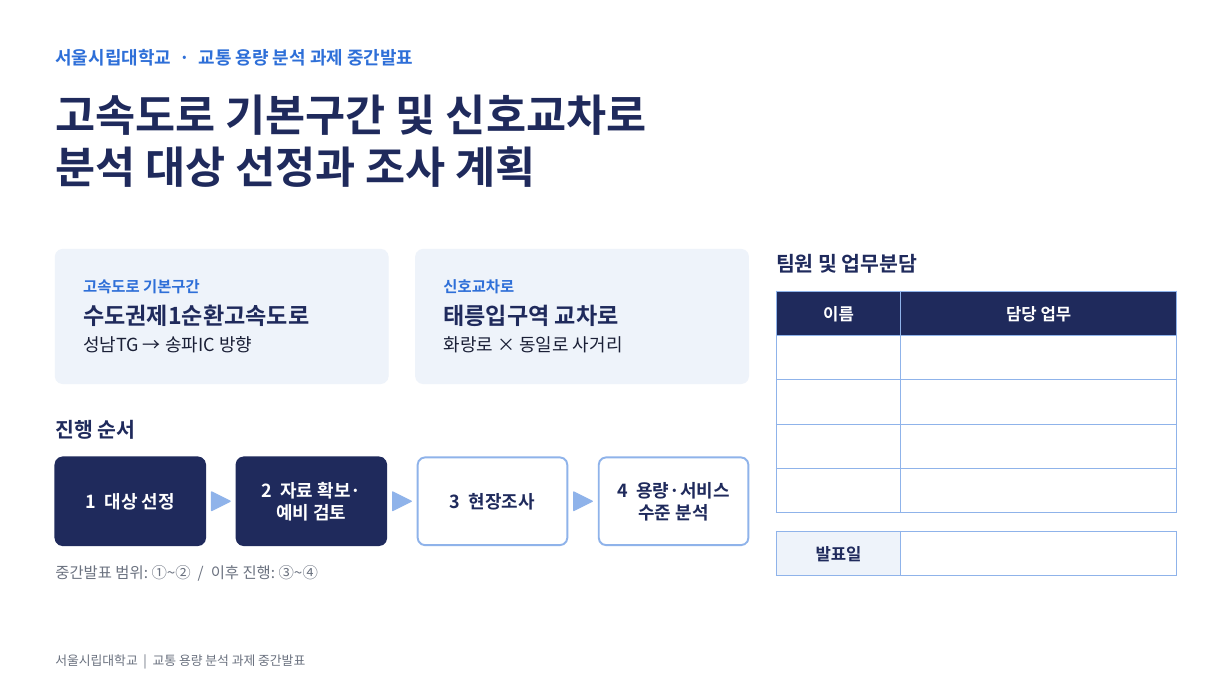
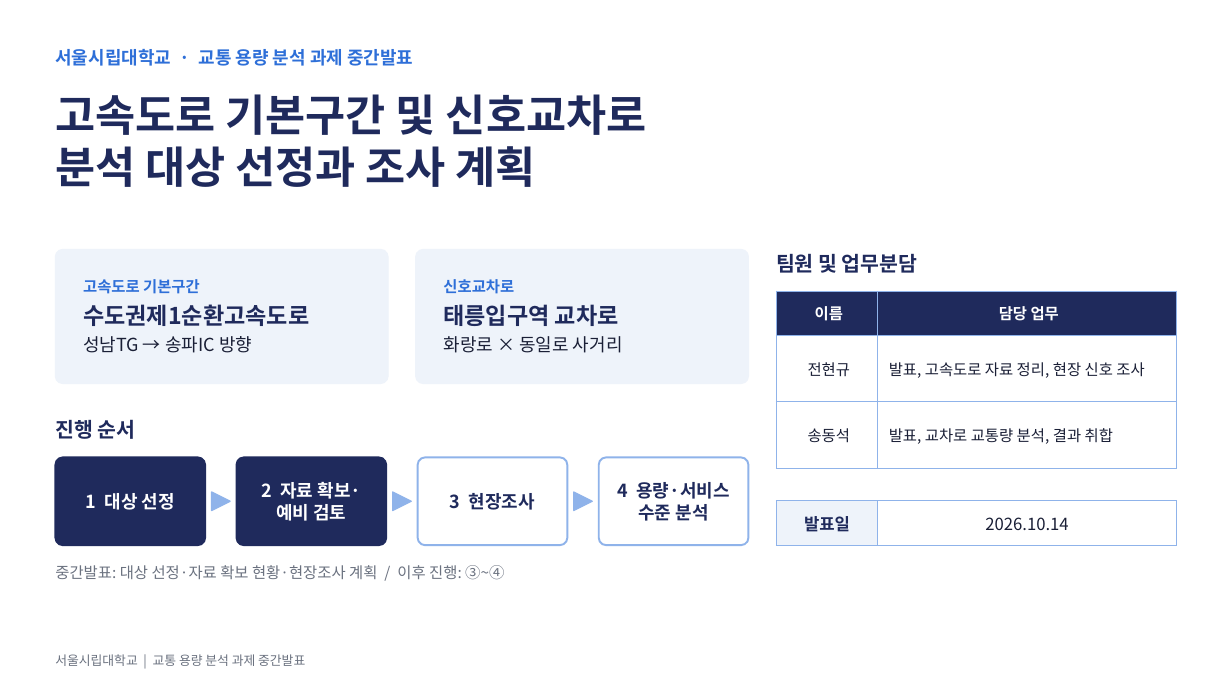
Before and after one commit to JeonHyunGyu/Claude, a slide deck: slide 1 of 교통용량분석_중간발표.pptx. Drawn at 1232x693 pixels with LibreOffice and Linux fonts; fonts in the diff are those of the drawing. Boxes give left, top, right and bottom in pixels: in the first picture for what was removed or moved away, otherwise in the second. Text is boxed around its words. In the diff, an @@ line names an element or a change of style, - is before the commit and + after.

```diff
--- a/교통용량분석_중간발표.pptx
+++ b/교통용량분석_중간발표.pptx
@@ table at [776, 291, 1177, 448] @@
-row 2:  | 
-row 3:  | 
-row 4:  | 
-row 5:  | 
+row 2: 전현규 | 발표, 고속도로 자료 정리, 현장 신호 조사
+row 3: 송동석 | 발표, 교차로 교통량 분석, 결과 취합
@@ table at [776, 501, 1177, 593] @@
-row 1, column 2: 
+row 1, column 2: 2026.10.14
@@ table: place and size @@
-table at [776, 531, 1177, 624]
+table at [776, 501, 1177, 593]
@@ text at [55, 565, 504, 580]: text changed @@
-중간발표 범위: ①~② / 이후 진행: ③~④
+중간발표: 대상 선정·자료 확보 현황·현장조사 계획 / 이후 진행: ③~④
```
Also in this commit, not shown: 5 other slides changed, 2 other files.
